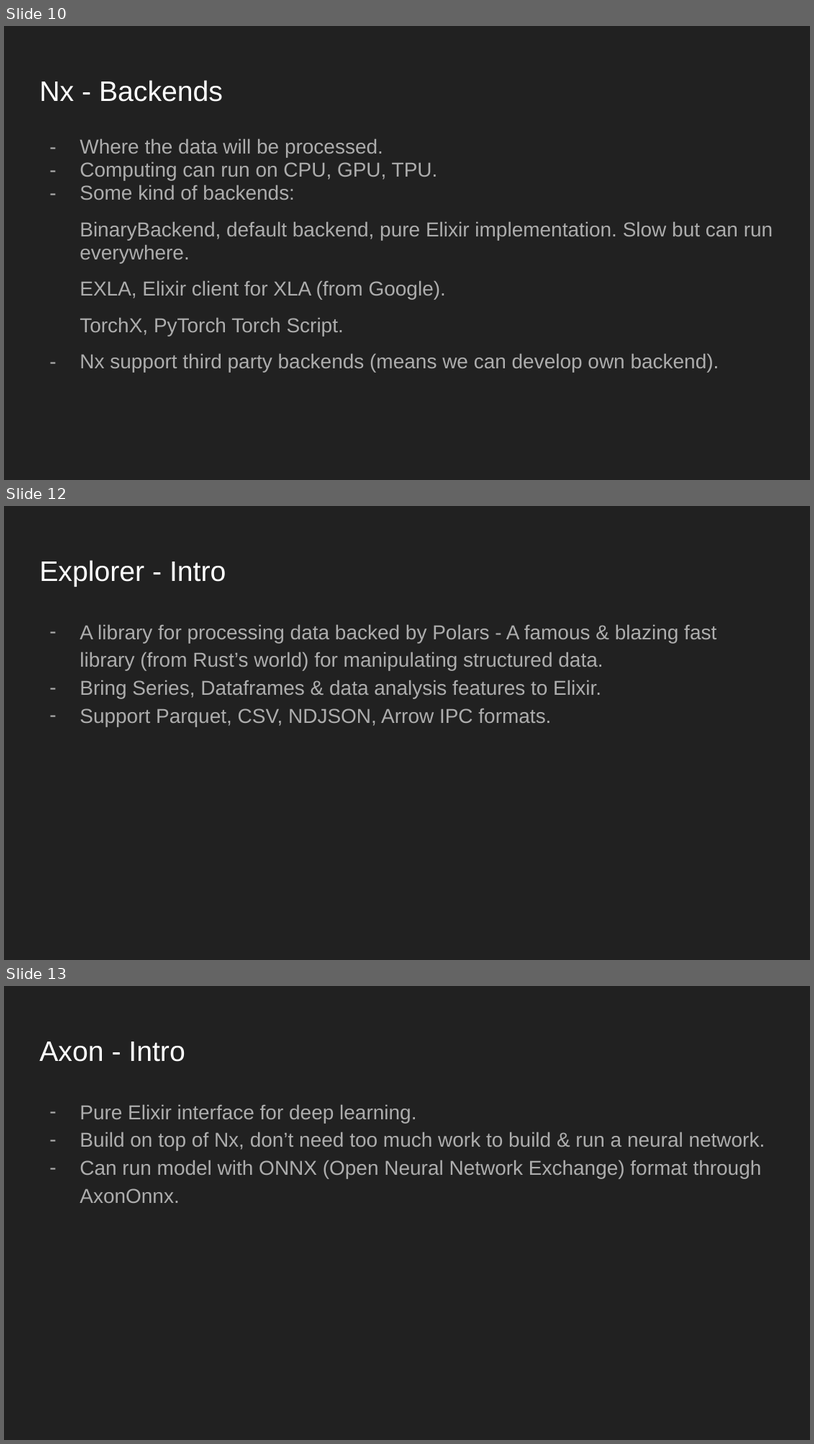
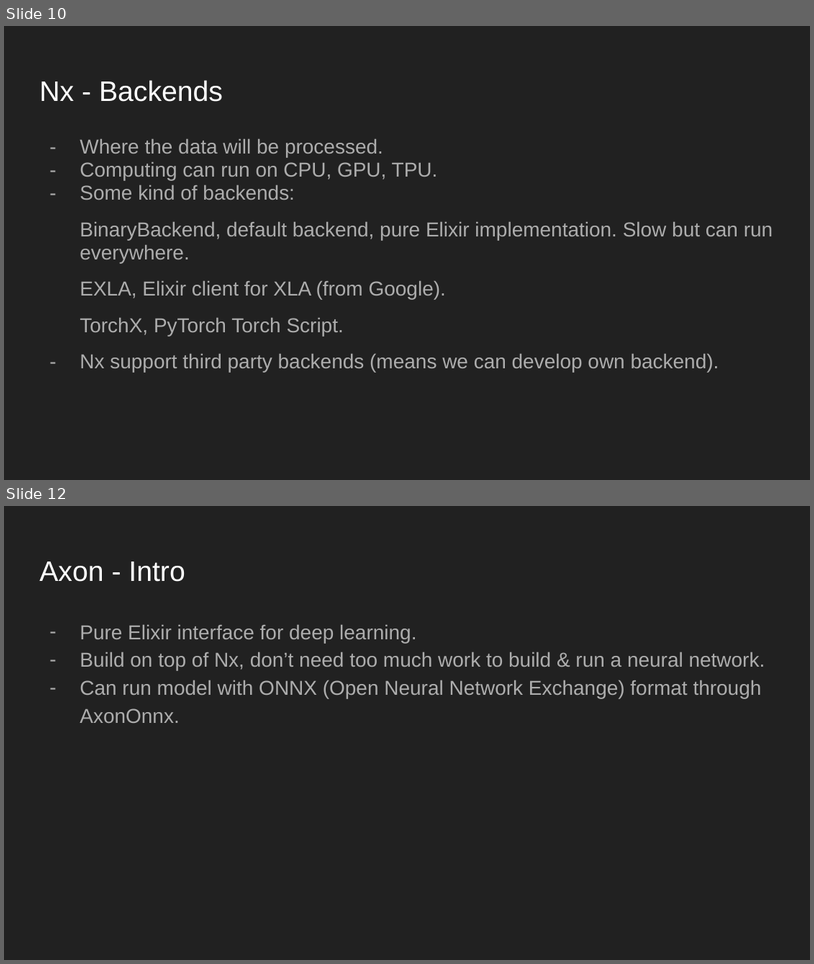
Before and after one commit to ohhi-vn/sharing_intro_nx, a slide deck: Slide/Introducing Nx lib.pptx. Shown one above the other, each under a label of ours: slides 10, 12 and 13 before the commit, slides 10 and 12 after it; the slides between them are not shown. The pictures are 814x1444 and 814x964 pixels, drawn with LibreOffice and Linux fonts; fonts in the diff are those of the drawing. Boxes give left, top, right and bottom in pixels: in the first picture for what was removed or moved away, otherwise in the second. Text is boxed around its words. In the diff, an @@ line names an element or a change of style, - is before the commit and + after.

```diff
--- a/Slide/Introducing Nx lib.pptx
+++ b/Slide/Introducing Nx lib.pptx
@@ slide 12 removed at [4, 506, 810, 960], background #212121 @@
@@ title removed at [39, 560, 226, 587] @@
-Explorer - Intro
@@ text removed at [80, 624, 717, 726] @@
-– A library for processing data backed by Polars - A famous & blazing fast library (from Rust’s world) for manipulating structured data.
-– Bring Series, Dataframes & data analysis features to Elixir.
-– Support Parquet, CSV, NDJSON, Arrow IPC formats.
@@ what was slide 13 is now slide 12 @@
```
Also in this commit, not shown: 2 slides changed, 1 slide added, 3 other files.
